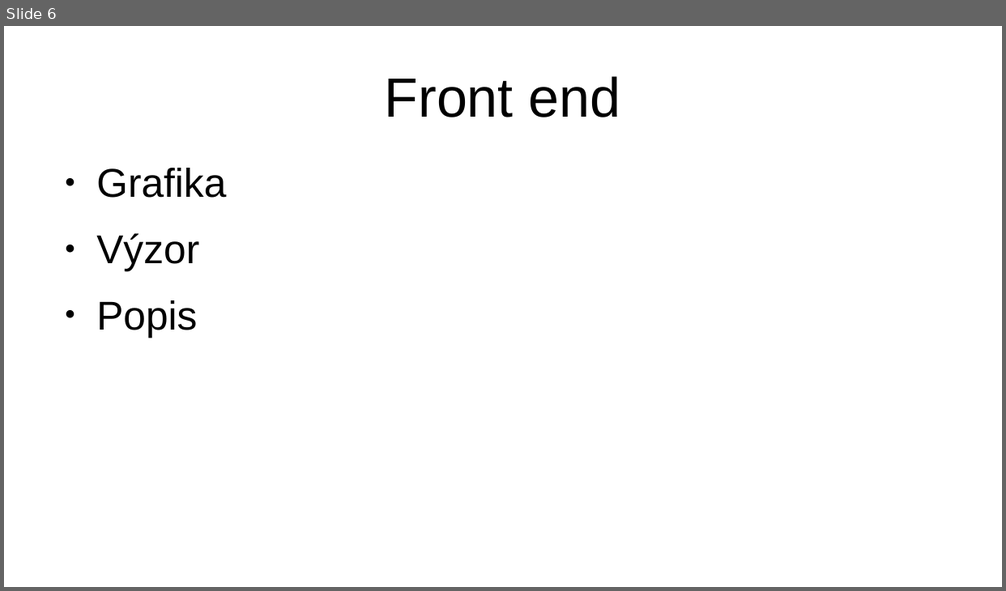
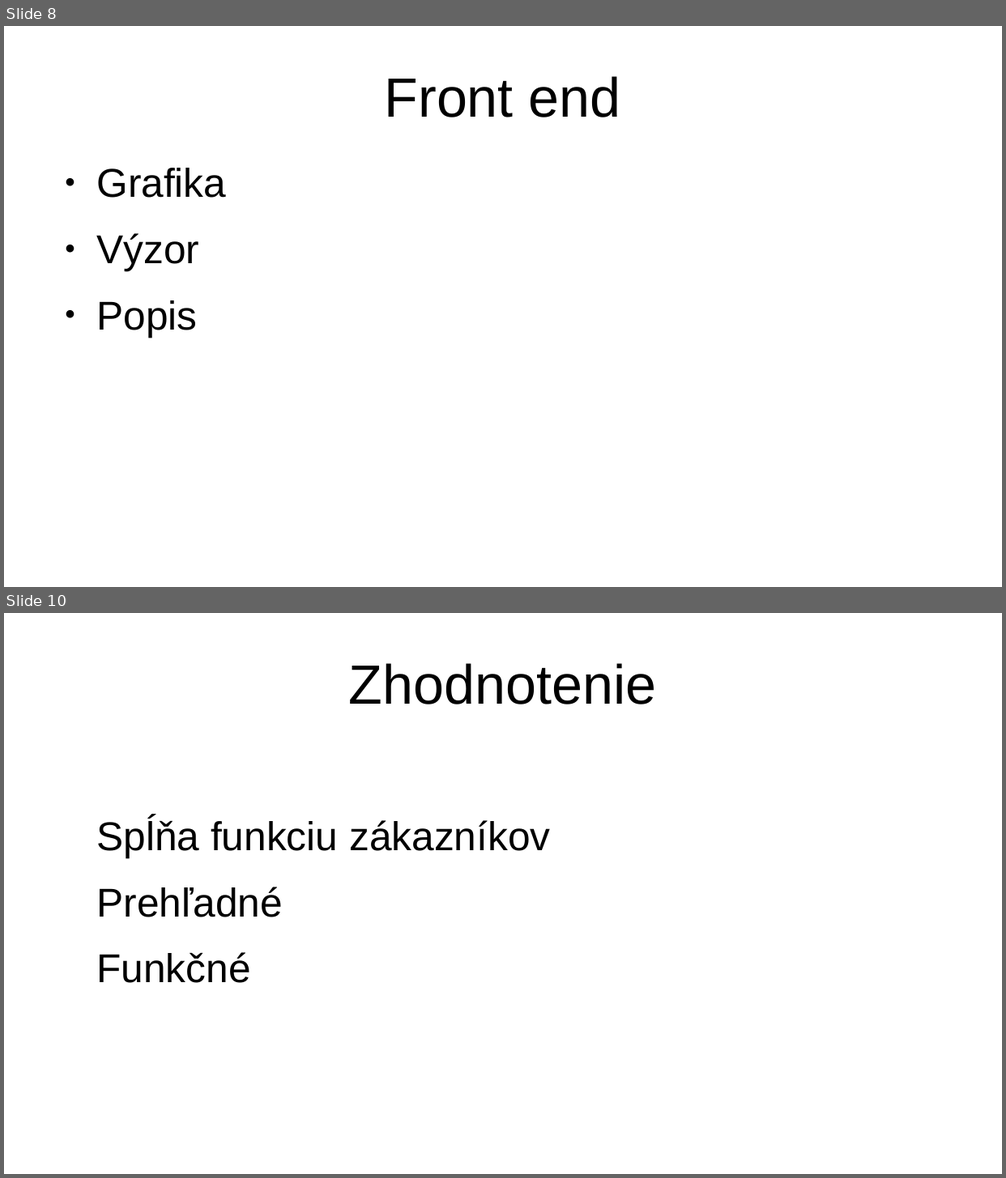
Before and after one commit to bigws1111/shopify-theme, a slide deck: numizmafilaprezentacia.odp. Shown one above the other, each under a label of ours: slide 6 before the commit, slides 8 and 10 after it; the slides between them are not shown. The pictures are 1006x591 and 1006x1178 pixels, drawn with LibreOffice and Linux fonts; fonts in the diff are those of the drawing. Boxes give left, top, right and bottom in pixels: in the first picture for what was removed or moved away, otherwise in the second. Text is boxed around its words. In the diff, an @@ line names an element or a change of style, - is before the commit and + after.

```diff
--- a/numizmafilaprezentacia.odp
+++ b/numizmafilaprezentacia.odp
@@ slide 10 added at (4, 613, 1002, 1174), background #FFFFFF @@
@@ title added at (349, 663, 656, 705), 44 pt, text #000000 @@
+Zhodnotenie
@@ text added at (96, 818, 550, 983), 32 pt, text #000000 @@
+Spĺňa funkciu zákazníkov
+Prehľadné
+Funkčné
@@ what was slide 6 is now slide 8 @@
```
Also in this commit, not shown: 5 slides changed, 3 other slides added, 2 slides removed.
